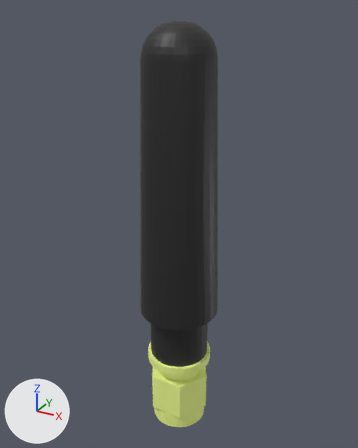
A saved change to the COLLADA model leo_description/models/Antenna.dae.
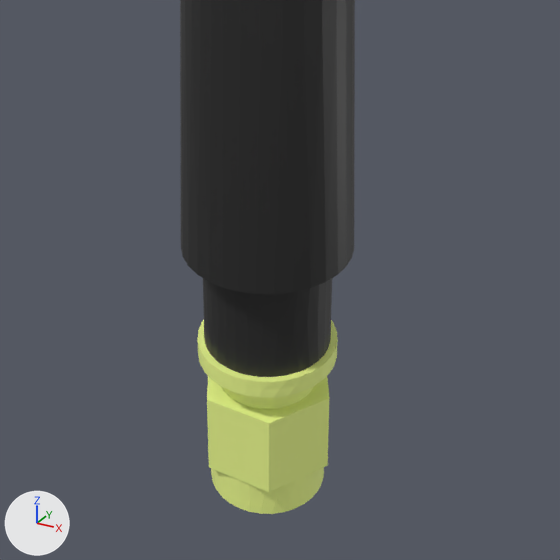
There are two pictures of each version: one whole from a 50 mm camera at (0.0283, -0.0516, 0.0568) aimed at (-0.0006, 0.0011, 0.0304), one close up on the part from 17% to 86% of the width and 45% to 100% of the height. The lights are fixed; the arrows at lower left show +X, +Y and +Z. Where no turn or scale is listed for an object, it has been applied to the vertices.

Script lines for the objects in view, before the commit:
```python
mat_brass___satin = principled_material('Brass - Satin')
mat_brass___satin.base_color = (0.871, 1.0, 0.284)  # green #f0ff91
me_body1_001 = bpy.data.meshes.new('Body1.001')
me_body1_001.from_pydata(...)  # 864 vertices, 1708 faces; spans x -0.0053..0.0054, y -0.0053..0.0054, z 0.0..0.0553
# faces by material slot: [824, 884]
me_body1_001.materials.append(mat_brass___satin)  # green #f0ff91
me_body1_001.materials.append(mat_smooth___black)  # black #262626
ob_body1_001 = bpy.data.objects.new('Body1.001', me_body1_001)
ob_body1_001.location = (0.0, 0.0, 0.0)
```
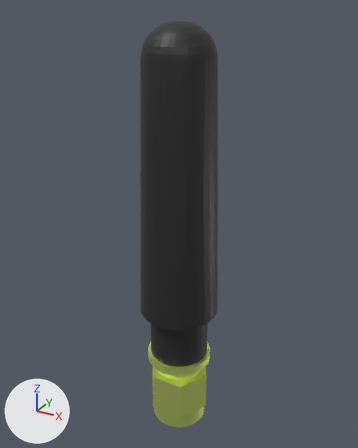
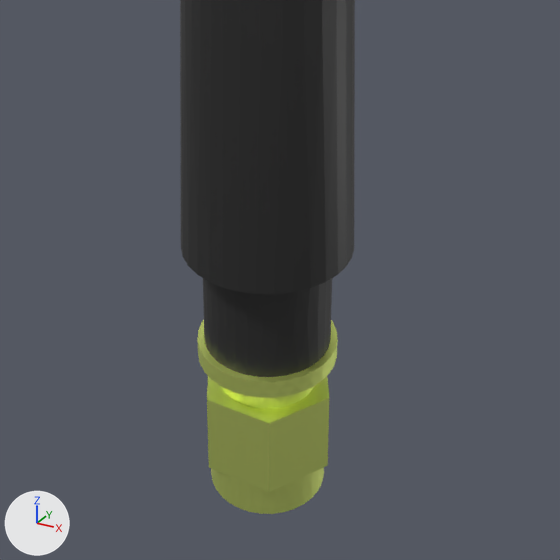
Changed parts and their boxes (x1, y1, x2, y2) in the close-ups (560 x 560 px):
'Body1.001', surface changed
    both: (197, 317, 337, 514)

The change, as a list of edits to the scene's bpy script:
```text
Change mat_brass___satin:
    mat_brass___satin.metallic: 0.0 -> 1.0
```
